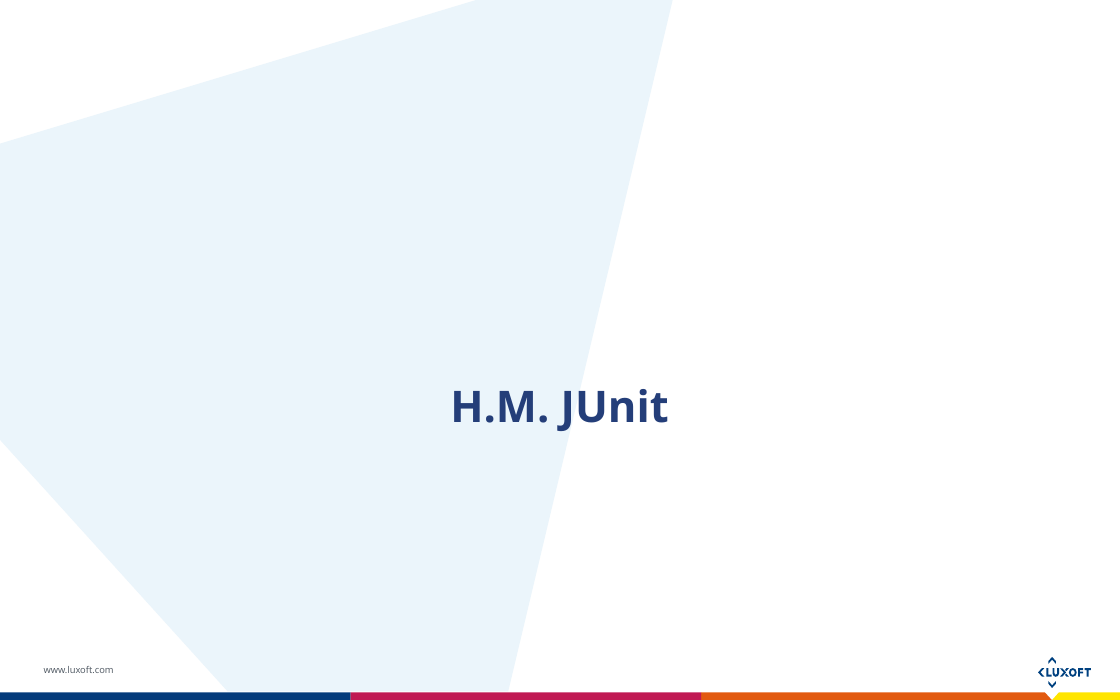
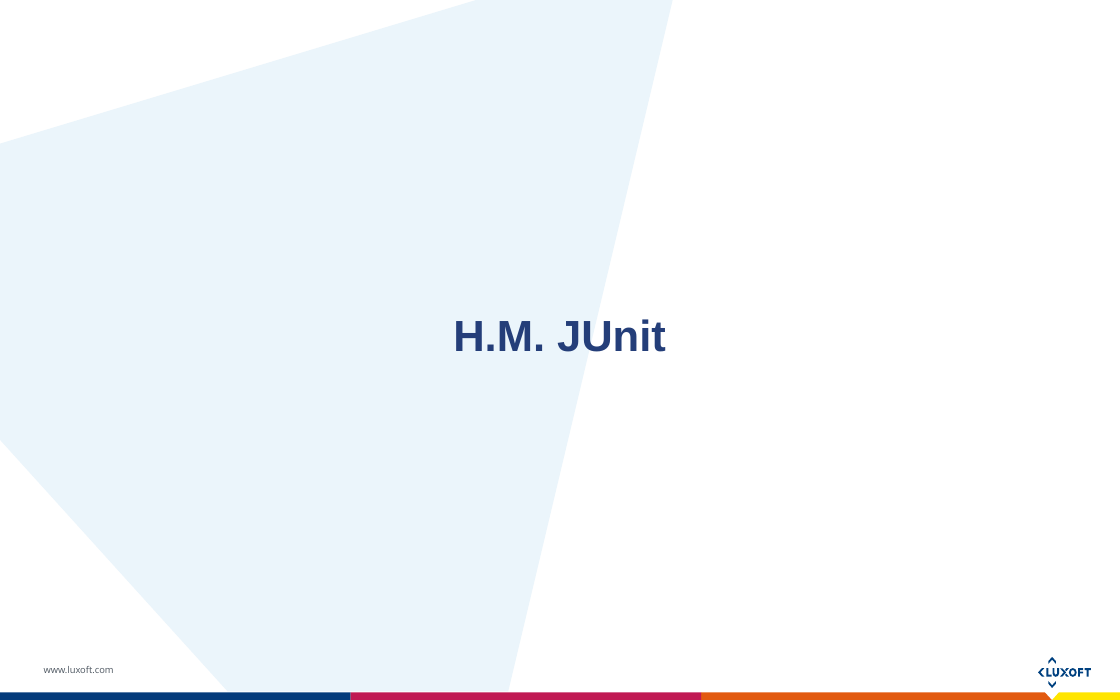
Before and after one commit to Koziolek/junit5-holy-grail-of-units-tests, a slide deck: slide 3 of junit5-luxoft-logeek-version.pptx. Drawn at 1120x700 pixels with LibreOffice and Linux fonts; fonts in the diff are those of the drawing. Boxes give left, top, right and bottom in pixels: in the first picture for what was removed or moved away, otherwise in the second. Text is boxed around its words. In the diff, an @@ line names an element or a change of style, - is before the commit and + after.

```diff
--- a/junit5-luxoft-logeek-version.pptx
+++ b/junit5-luxoft-logeek-version.pptx
@@ title "H.M. JUnit": place and size @@
-title "H.M. JUnit" at (450,389,669,432)
+title "H.M. JUnit" at (453,319,666,352)
@@ title "H.M. JUnit" at (453,319,666,352): font Open Sans to Arial @@
```
Also in this commit, not shown: 8 other slides changed, 4 slides added, 2 slides removed, 2 other files.
